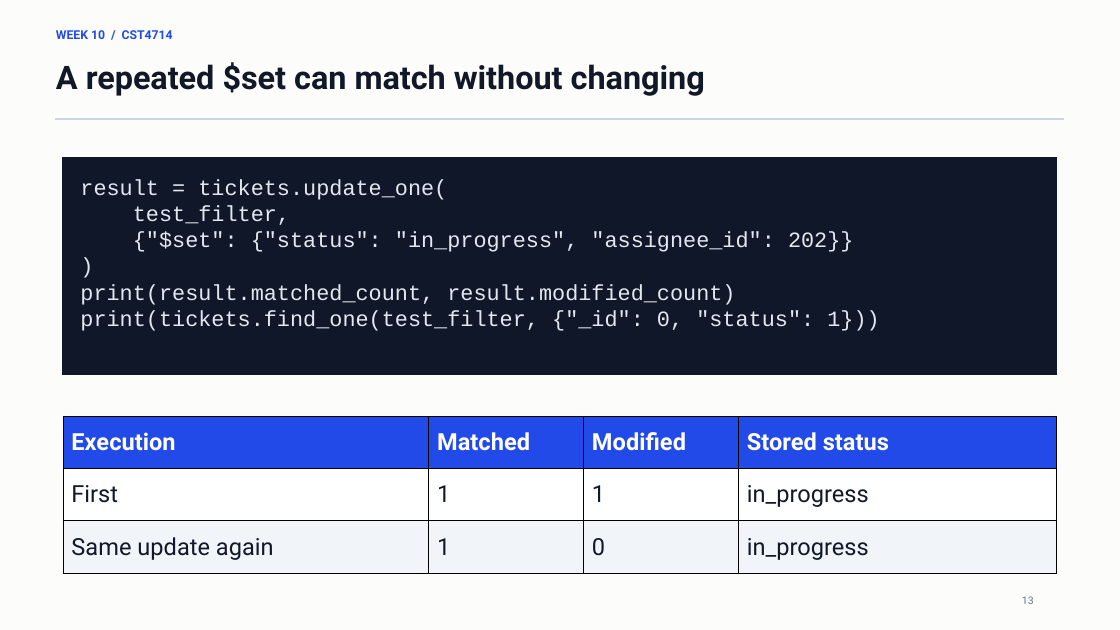
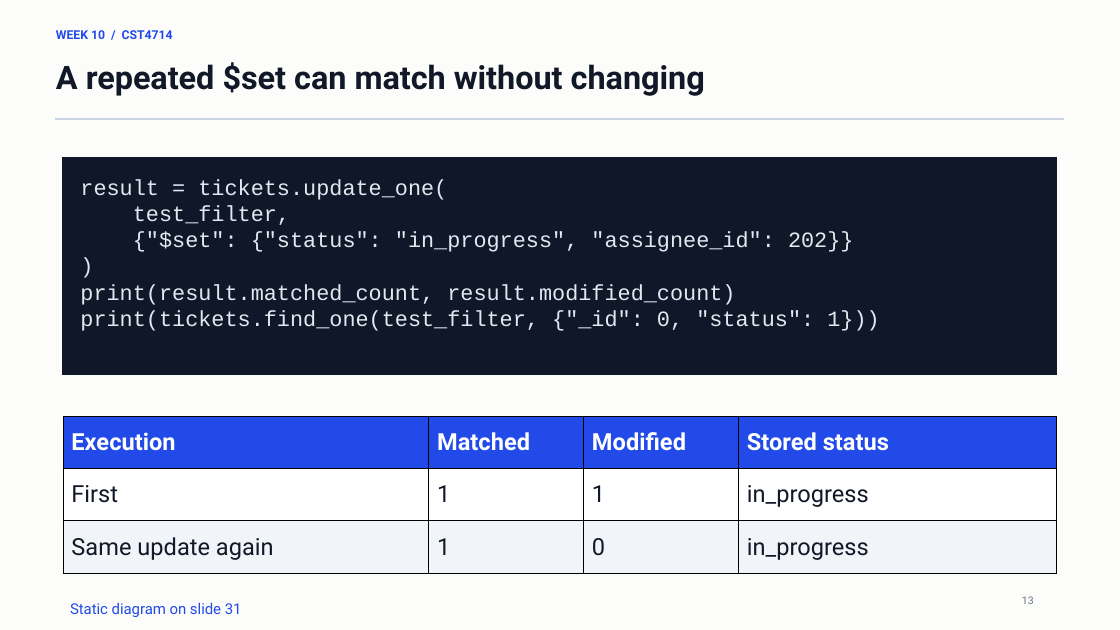
Before and after one commit to lolusername/CST4714_DB_admin, a slide deck: slide 13 of week_10/week_10_mql_document_modeling.pptx. Drawn at 1120x630 pixels with LibreOffice and Linux fonts; fonts in the diff are those of the drawing. Boxes give left, top, right and bottom in pixels: in the first picture for what was removed or moved away, otherwise in the second. Text is boxed around its words. In the diff, an @@ line names an element or a change of style, - is before the commit and + after.

Commit message:
Prepare Week 10 with spoken scripts, static diagrams, and embedded videos

```diff
--- a/week_10/week_10_mql_document_modeling.pptx
+++ b/week_10/week_10_mql_document_modeling.pptx
@@ text added at (70,602,242,617), 12.8 pt, text #214AE8 @@
+Static diagram on slide 31
```
Also in this commit, not shown: 4 other slides changed, 3 slides added, 9 other files.
